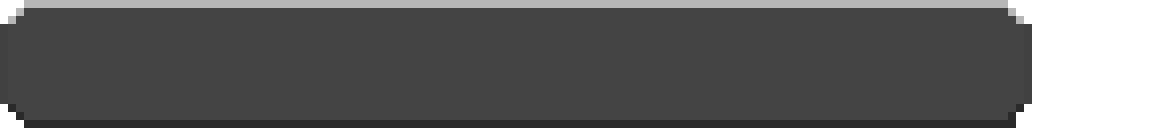
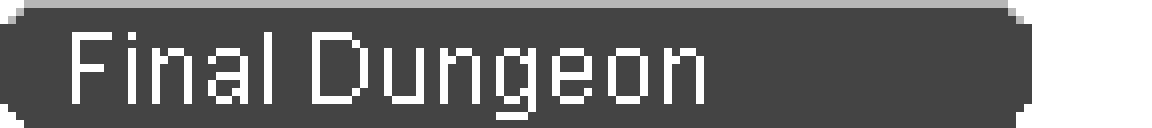
Comparing the layer stacks of the two 1152 x 128 images. Changes:
added layer "Final Dungeon" above "BG" over (72, 32, 704, 120)
renamed "pmmlock12.png" to "BG", painted on it over (0, 24, 1032, 128)
renamed "Pasted Layer" to "JP", showed it, painted on it over (80, 32, 704, 120)
